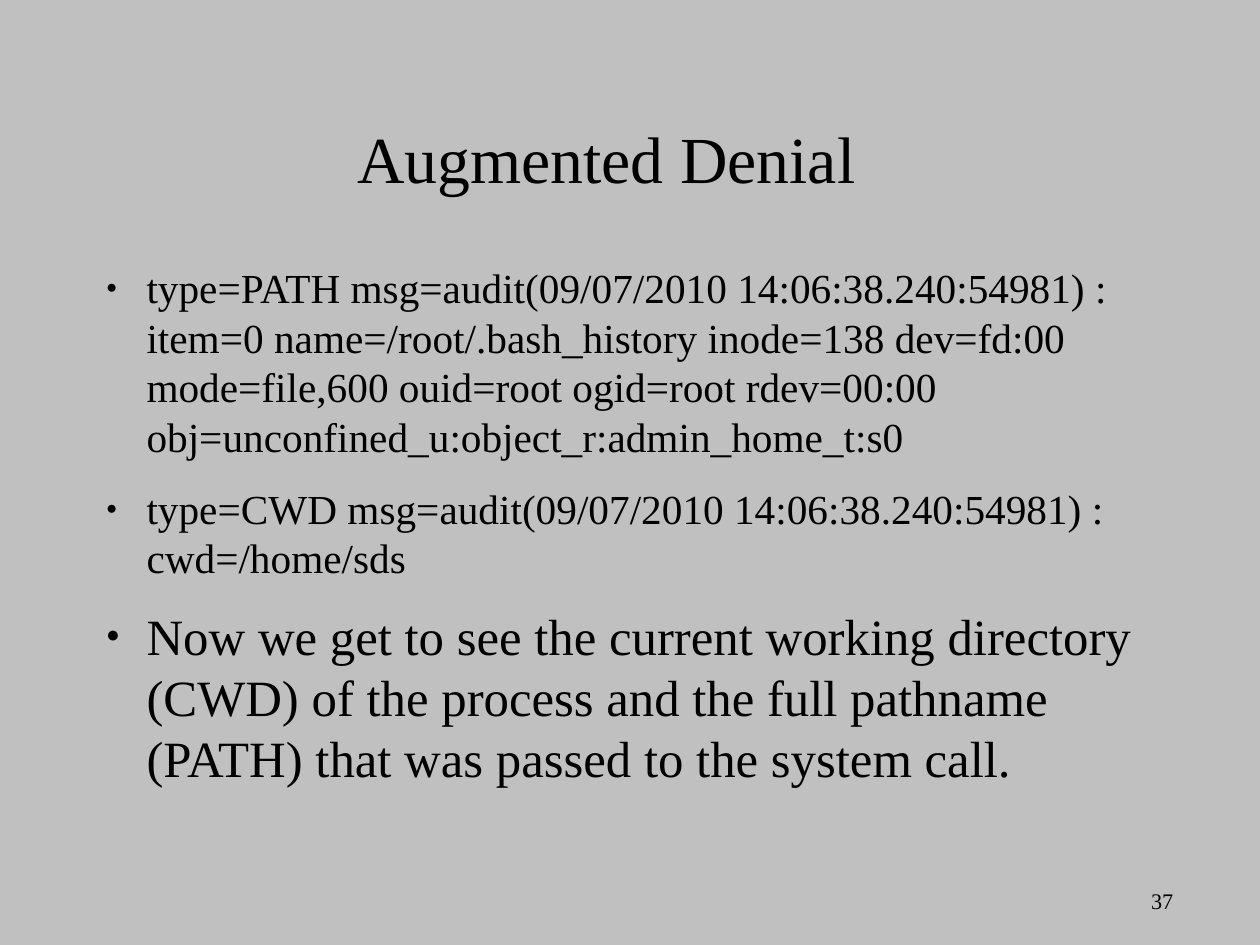
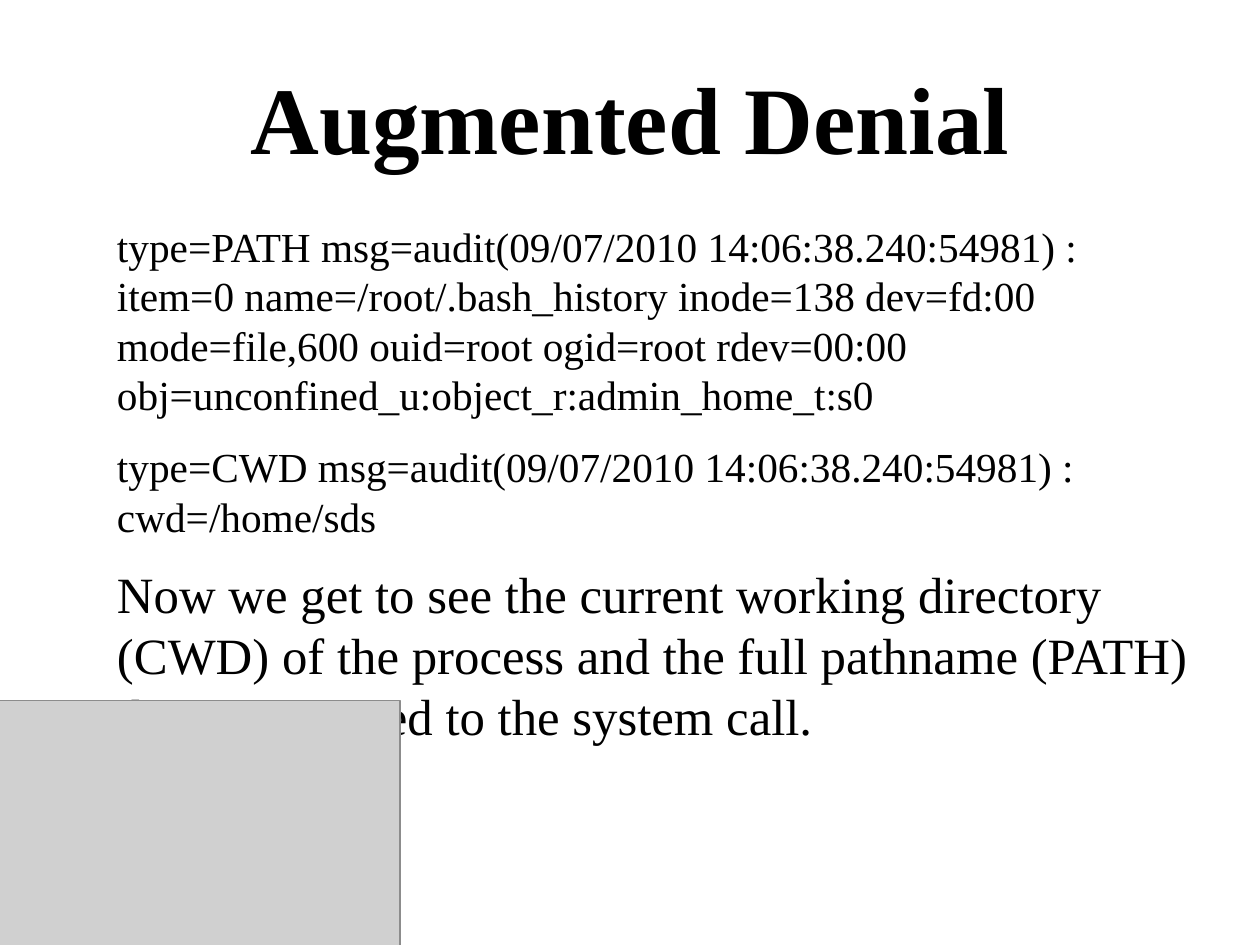
Before and after one commit to dpquigl/demystifying-selinux-part2, a slide deck: slide 37 of demystifying_selinux_part2_OSCON_19JUL2014.odp. Drawn at 1260x945 pixels with LibreOffice and Linux fonts; fonts in the diff are those of the drawing; grey boxes stand for pictures. Boxes give left, top, right and bottom in pixels: in the first picture for what was removed or moved away, otherwise in the second. Text is boxed around its words. In the diff, an @@ line names an element or a change of style, - is before the commit and + after.

Commit message:
Reformatted some of the slides to be in the proper format

```diff
--- a/demystifying_selinux_part2_OSCON_19JUL2014.odp
+++ b/demystifying_selinux_part2_OSCON_19JUL2014.odp
@@ background #C0C0C0 to #FFFFFF @@
@@ title "Augmented Denial": place and size @@
-title "Augmented Denial" at [357,137,855,196]
+title "Augmented Denial" at [250,88,1009,172]
@@ title "Augmented Denial" at [250,88,1009,172]: size 41.4 to 60 pt, bold on @@
@@ text "type=PATH msg=audit(09/07/2010 14:06:38.240:54981) : item=0 ...": place and size @@
-text "type=PATH msg=audit(09/07/2010 14:06:38.240:54981) : item=0 ..." at [147,274,1131,787]
+text "type=PATH msg=audit(09/07/2010 14:06:38.240:54981) : item=0 ..." at [117,233,1187,746]
@@ text "type=PATH msg=audit(09/07/2010 14:06:38.240:54981) : item=0 ..." at [117,233,1187,746]: bullet ● to none @@
@@ picture added at [0,701,400,945] @@
@@ page number removed at [1151,894,1173,909] @@
-37
```
Also in this commit, not shown: 21 other slides changed.
